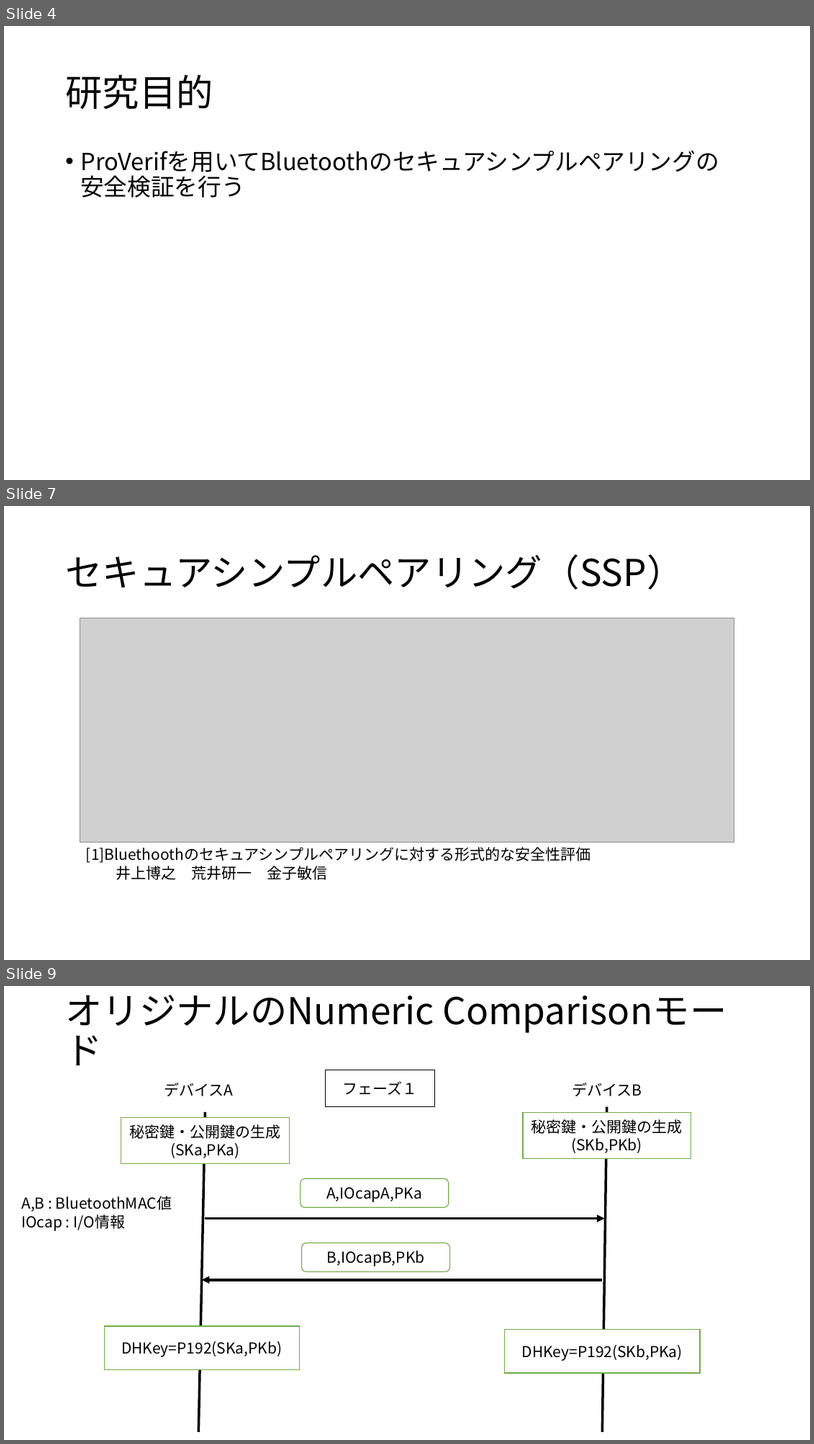
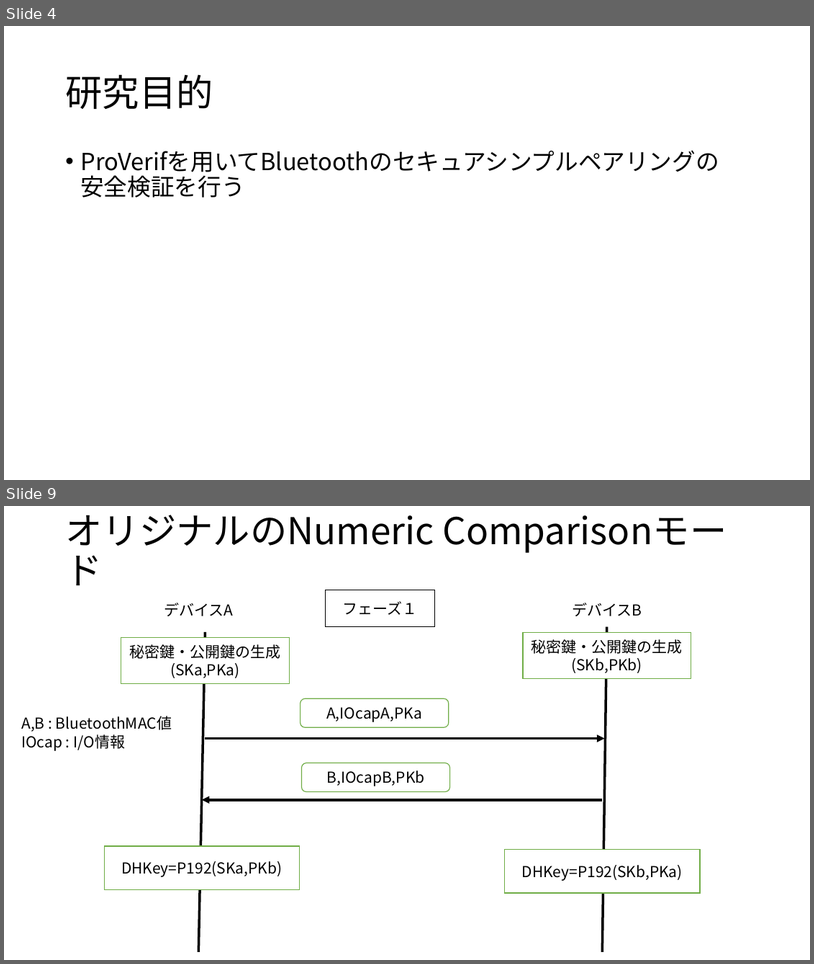
Before and after one commit to kyuto07/sotsuken, a slide deck: 発表資料_218K6023_河合悠斗.pptx. Shown one above the other, each under a label of ours: slides 4, 7 and 9 before the commit, slides 4 and 9 after it; the slides between them are not shown. The pictures are 814x1444 and 814x964 pixels, drawn with LibreOffice and Linux fonts; fonts in the diff are those of the drawing; grey boxes stand for pictures. Boxes give left, top, right and bottom in pixels: in the first picture for what was removed or moved away, otherwise in the second. Text is boxed around its words. In the diff, an @@ line names an element or a change of style, - is before the commit and + after.

```diff
--- a/発表資料_218K6023_河合悠斗.pptx
+++ b/発表資料_218K6023_河合悠斗.pptx
@@ slide 7 removed at (x1=4, y1=506, x2=810, y2=960), background #FFFFFF @@
@@ title removed at (x1=65, y1=554, x2=684, y2=590) @@
-セキュアシンプルペアリング（SSP）
@@ picture removed at (x1=80, y1=618, x2=735, y2=842) @@
@@ text removed at (x1=86, y1=847, x2=591, y2=880) @@
-[1]Bluethoothのセキュアシンプルペアリングに対する形式的な安全性評価
-井上博之 荒井研一 金子敏信
```
Also in this commit, not shown: 6 slides changed, 1 slide added.
